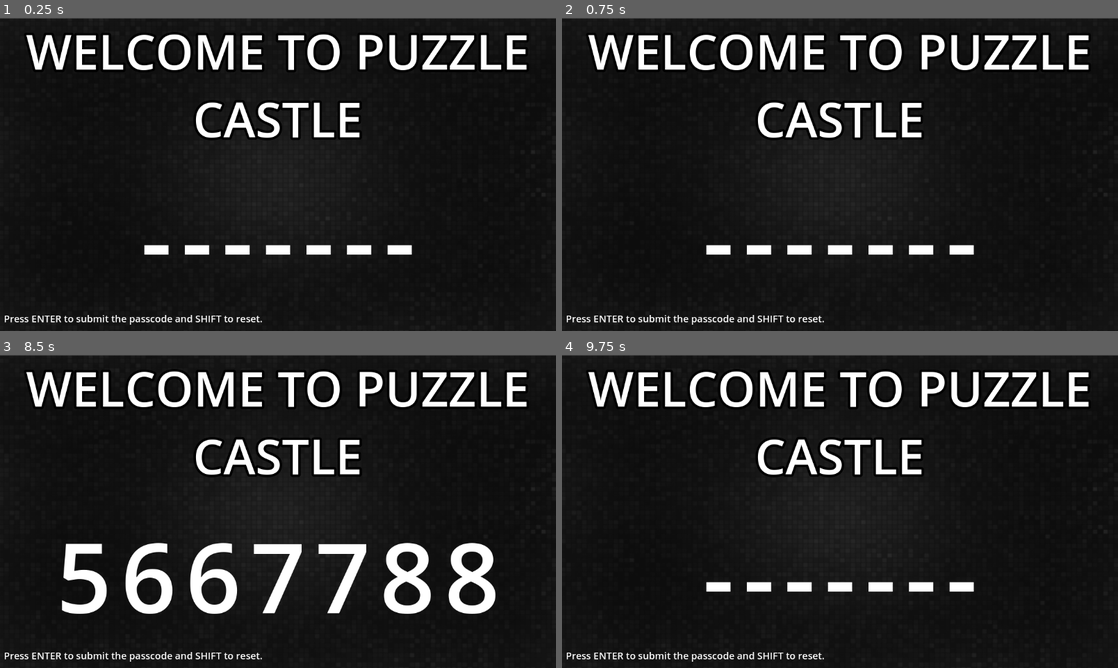
Above: before the commit, frames 1-4 (two rows, left to right).
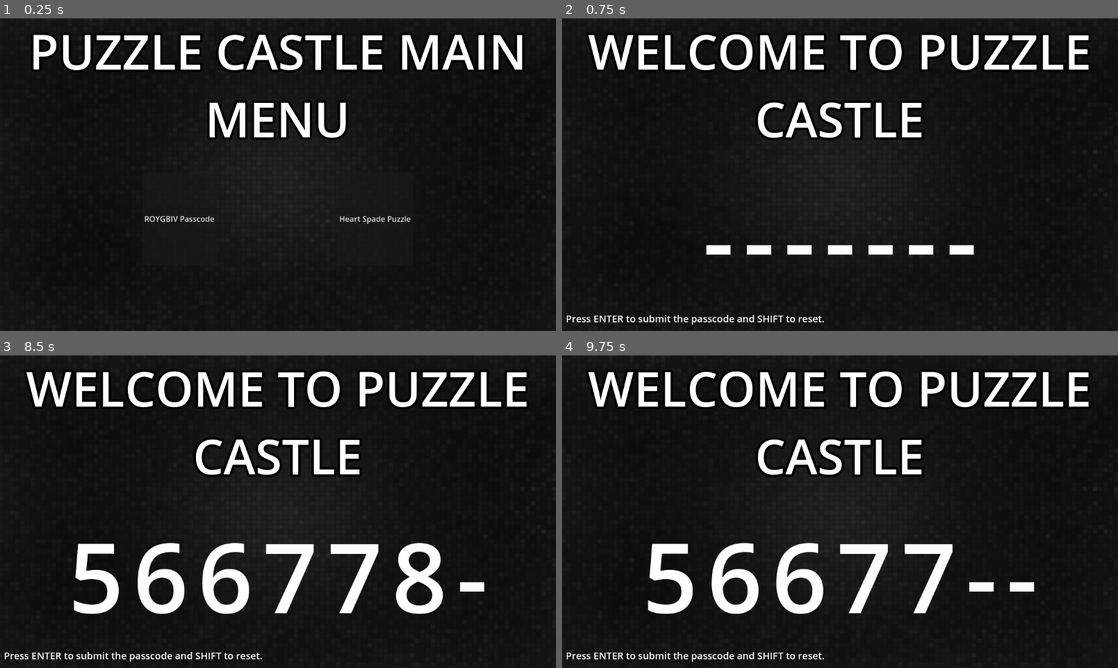
Above: after the commit, the same moments.

Repository: ha-ydenrichards/castlePuzzlePasscode
Game: Godot game, scene res://main_menu.tscn
Two runs of this game, one before a commit and one after it. Both use one fixed random seed, a clock stepped at 60 frames per second and the inputs below. Before the commit the project starts from res://passcode.tscn.
Inputs (mouse positions are in pixels of both pictures, inside the frame that each line leads up to):
- Up to frame 1 (0.25 s): no input
- Up to frame 2 (0.75 s): click (739, 218) at 0.5 s, where only the run after the commit has a clickable "ROYGBIV Passcode"
- Up to frame 3 (8.5 s): tap Enter (submit_password) every 0.75 s from 1.25 to 5 s; tap 0 (Press_0) at 1.35 s; tap 1 (Press_1) at 1.55, 2.1 s; tap 2 (Press_2) at 2.3, 2.85 s; tap 3 (Press_3) at 3.05, 3.6 s; tap 4 (Press_4) at 3.8, 4.35 s; tap 5 (Press_5) at 4.55, 5.1 s; tap Shift (reset_password) at 4.9 s; tap 6 (Press_6) at 5.3, 5.85 s; tap 7 (Press_7) at 6.05, 6.6 s; tap 8 (Press_8) at 6.8, 7.35 s; tap 9 (Press_9) at 7.55, 8.1 s; tap Backspace (delete_digit) at 8.3 s
- Up to frame 4 (9.75 s): tap Backspace (delete_digit) at 8.85 s; tap Enter (submit_password) at 9.05, 9.6 s

The runs differ from the first frame. In frame 1, 8.9% of the frame differs, in the area x 0-95%, y 4-98%; in frame 2, nothing differs; in frame 3, 8.6%; in frame 4, 5.2%.

Commit message:
testing changes

Diff:
--- /dev/null
+++ b/main_menu.gd
@@ -0,0 +1,18 @@
+extends Node2D
+
+
+# Called when the node enters the scene tree for the first time.
+func _ready():
+	pass # Replace with function body.
+
+
+# Called every frame. 'delta' is the elapsed time since the previous frame.
+func _process(delta):
+	pass
+
+
+
+
+
+func _on_passcode_button_pressed():
+	get_tree().change_scene_to_file("res://passcode.tscn")
--- /dev/null
+++ b/main_menu.tscn
@@ -0,0 +1,48 @@
+[gd_scene load_steps=4 format=3 uid="uid://b4s4om1gc54wv"]
+
+[ext_resource type="Script" path="res://main_menu.gd" id="1_f7x7o"]
+[ext_resource type="Texture2D" uid="uid://ct4b757jd4r2n" path="res://pixel background.png" id="2_m0mde"]
+
+[sub_resource type="SystemFont" id="SystemFont_wapo1"]
+font_names = PackedStringArray("Courier New")
+
+[node name="Main Menu" type="Node2D"]
+script = ExtResource("1_f7x7o")
+
+[node name="PixelBackground" type="Sprite2D" parent="."]
+position = Vector2(576, 328.5)
+scale = Vector2(1.125, 1.02665)
+texture = ExtResource("2_m0mde")
+
+[node name="Label" type="Label" parent="."]
+offset_right = 1152.0
+offset_bottom = 233.0
+theme_override_colors/font_outline_color = Color(0, 0, 0, 1)
+theme_override_constants/outline_size = 20
+theme_override_fonts/font = SubResource("SystemFont_wapo1")
+theme_override_font_sizes/font_size = 100
+text = "PUZZLE CASTLE MAIN
+MENU"
+horizontal_alignment = 1
+
+[node name="MarginContainer" type="MarginContainer" parent="."]
+offset_top = 320.0
+offset_right = 1152.0
+offset_bottom = 512.0
+theme_override_constants/margin_left = 275
+theme_override_constants/margin_right = 275
+
+[node name="HBoxContainer" type="HBoxContainer" parent="MarginContainer"]
+layout_mode = 2
+size_flags_horizontal = 4
+theme_override_constants/separation = 250
+
+[node name="PasscodeButton" type="Button" parent="MarginContainer/HBoxContainer"]
+layout_mode = 2
+text = "ROYGBIV Passcode"
+
+[node name="HeartSpadeButton" type="Button" parent="MarginContainer/HBoxContainer"]
+layout_mode = 2
+text = "Heart Spade Puzzle"
+
+[connection signal="pressed" from="MarginContainer/HBoxContainer/PasscodeButton" to="." method="_on_passcode_button_pressed"]
--- a/passcode.gd
+++ b/passcode.gd
@@ -61,13 +61,9 @@
 		elif Input.is_action_just_pressed("Press_0"):
 			type_digit.play()
 			fill_correct_digit("0")
-		elif Input.is_action_just_pressed("delete_digit"):
-			if len(current_passcode) > 0:
-				delete_digit()
+
+	# Press enter to submit the password if you have seven characters
 	if Input.is_action_just_pressed("submit_password"):
-		print('hey')
-		print(current_passcode)
-		print(passcode)
 		if len(current_passcode) == 7:
 			if current_passcode == passcode:
 				win.play()
@@ -85,21 +81,28 @@
 				fifth_digit.text = "-"
 				sixth_digit.text = "-"
 				seventh_digit.text = "-"
+
+	# Press Shift to reset all digits in the password
 	if Input.is_action_just_pressed("reset_password"):
-		reset.play()
-		title.show()
-		margin_container.show()
-		random_text.show()
-		winning_text.hide()
-		current_passcode = ""
-		first_digit.text = "-"
-		second_digit.text = "-"
-		third_digit.text = "-"
-		fourth_digit.text = "-"
-		fifth_digit.text = "-"
-		sixth_digit.text = "-"
-		seventh_digit.text = "-"
+		if len(current_passcode) > 0:
+			reset.play()
+			title.show()
+			margin_container.show()
+			random_text.show()
+			winning_text.hide()
+			current_passcode = ""
+			first_digit.text = "-"
+			second_digit.text = "-"
+			third_digit.text = "-"
+			fourth_digit.text = "-"
+			fifth_digit.text = "-"
+			sixth_digit.text = "-"
+			seventh_digit.text = "-"
+	elif Input.is_action_just_pressed("delete_digit"):
+			if len(current_passcode) > 0:
+				delete_digit()
 
+# Function updates the labels accordingly
 func fill_correct_digit(digit) -> void:
 	print(first_digit)
 	if first_digit.text.contains("-"):
@@ -118,6 +121,7 @@
 		seventh_digit.text = digit
 	current_passcode += digit
 
+# Deletes each digit accordingly
 func delete_digit() -> void:
 	delete.play()
 	var passcode_length = len(current_passcode)
--- a/project.godot
+++ b/project.godot
@@ -11,7 +11,7 @@
 [application]
 
 config/name="Passcode Project"
-run/main_scene="res://passcode.tscn"
+run/main_scene="res://main_menu.tscn"
 config/features=PackedStringArray("4.2", "Mobile")
 config/icon="res://icon.svg"
 
